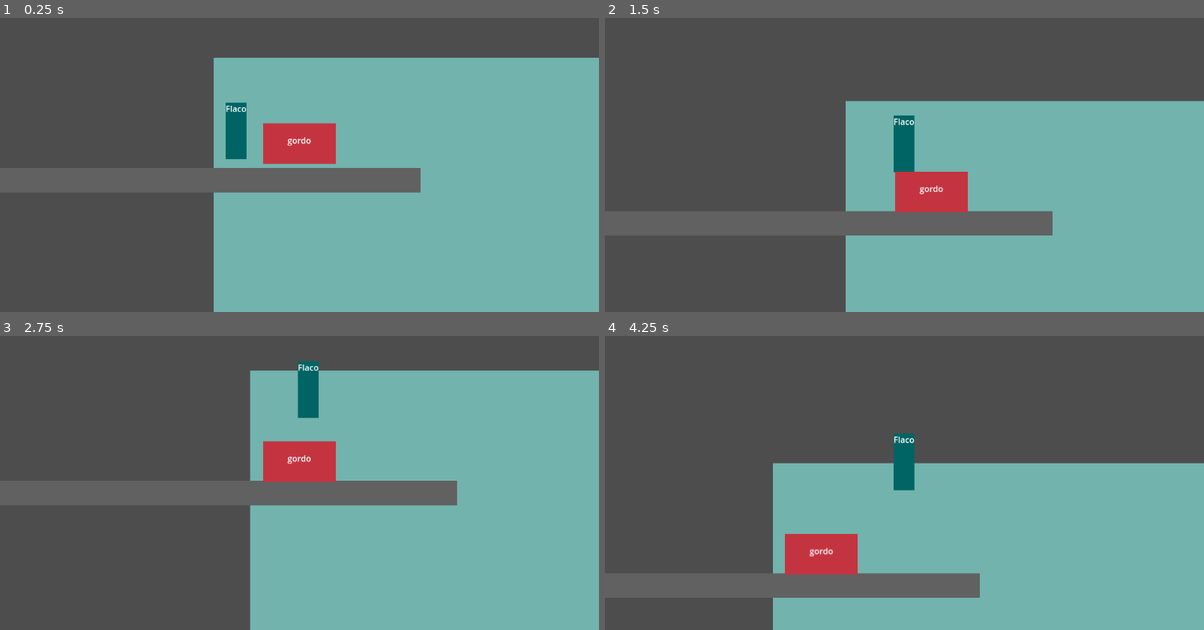
Above: before the commit, frames 1-4 (two rows, left to right).
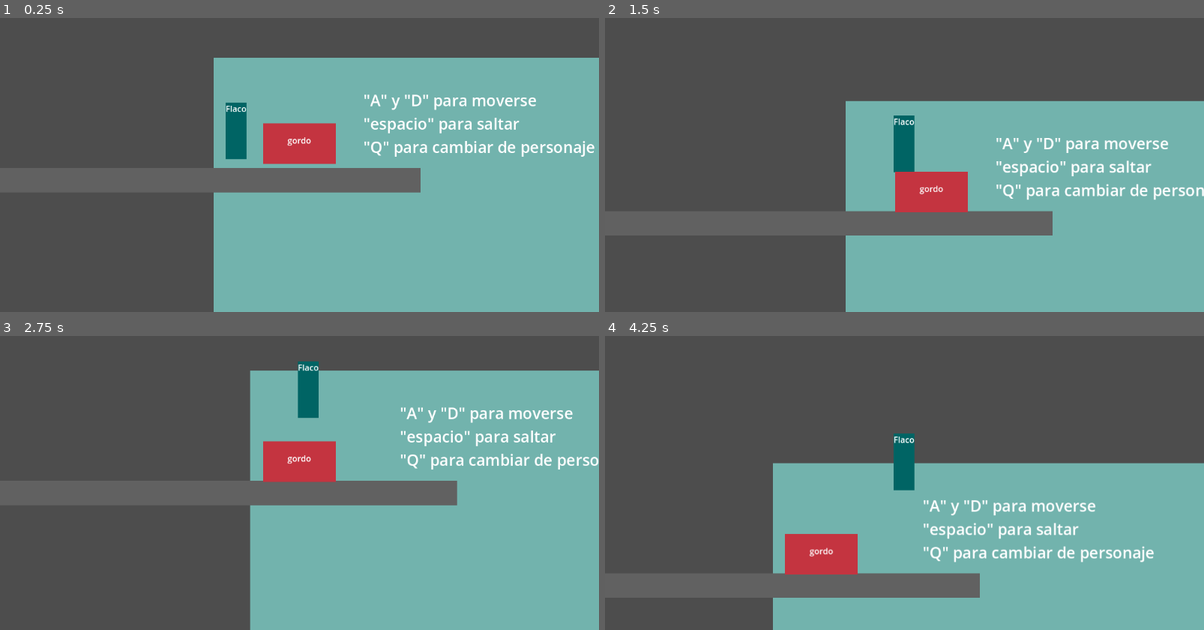
Above: after the commit, the same moments.

Repository: MauroCastro1705/DUO-proyecto-gestion
Game: Godot game, scene res://Levels/stage-prueba.tscn
The game is run twice, just before and just after one commit, with the same random seed, the same clock (stepped at 60 frames per second) and the same inputs. This scene is started directly instead of the project's main scene.
Inputs (mouse positions are in pixels of both pictures, inside the frame that each line leads up to):
- Up to frame 1 (0.25 s): no input
- Up to frame 2 (1.5 s): tap Enter at 0.5 s; move the mouse to (1036, 126) at 0.52 s; hold D (derecha) 0.53-1.25 s; hold Q (cambiar) 0.53-1.25 s; click (1036, 126) at 0.67 s; tap Space (salto) at 0.77 s; drag from (784, 159) to (874, 212) at 1.27 s
- Up to frame 3 (2.75 s): tap Space (salto) at 2 s; move the mouse to (359, 388) at 2.02 s; hold A (izquierda) from 2.03 s (still down); hold Q (cambiar) from 2.03 s (still down)
- Up to frame 4 (4.25 s): release A (izquierda) at 2.75 s; release Q (cambiar) at 2.75 s; drag from (874, 530) to (724, 412) at 2.77 s; tap Enter at 3.5 s; move the mouse to (1084, 512) at 3.52 s; hold D (derecha) from 3.53 s (still down); hold Q (cambiar) from 3.53 s (still down); tap U at 3.6 s; tap Space (salto) at 3.77 s

The runs differ from the first frame. In frame 1, 1.5% of the frame differs, in the area x 60-100%, y 26-48%; in frame 2, 1.5%; in frame 3, 1.4%; in frame 4, 1.6%, in the area x 53-92%, y 55-78%.

Commit message:
mini update

Diff:
--- a/Levels/stage-prueba.tscn
+++ b/Levels/stage-prueba.tscn
@@ -43,4 +43,21 @@
 [node name="Boton" parent="." instance=ExtResource("6_w1alv")]
 position = Vector2(881, 615)
 
+[node name="Floor3" parent="." instance=ExtResource("1_7o80q")]
+position = Vector2(1731, 647)
+
+[node name="Floor4" parent="." instance=ExtResource("1_7o80q")]
+position = Vector2(1459, 52)
+rotation = 1.57079
+
+[node name="Label" type="Label" parent="."]
+offset_left = 288.0
+offset_top = 60.0
+offset_right = 734.0
+offset_bottom = 192.0
+theme_override_font_sizes/font_size = 30
+text = "\"A\" y \"D\" para moverse
+\"espacio\" para saltar
+\"Q\" para cambiar de personaje"
+
 [connection signal="boton_pulsado" from="Boton" to="." method="_on_boton_boton_pulsado"]
Not shown, added: export_presets.cfg
Not shown, added: export/DUO.zip
